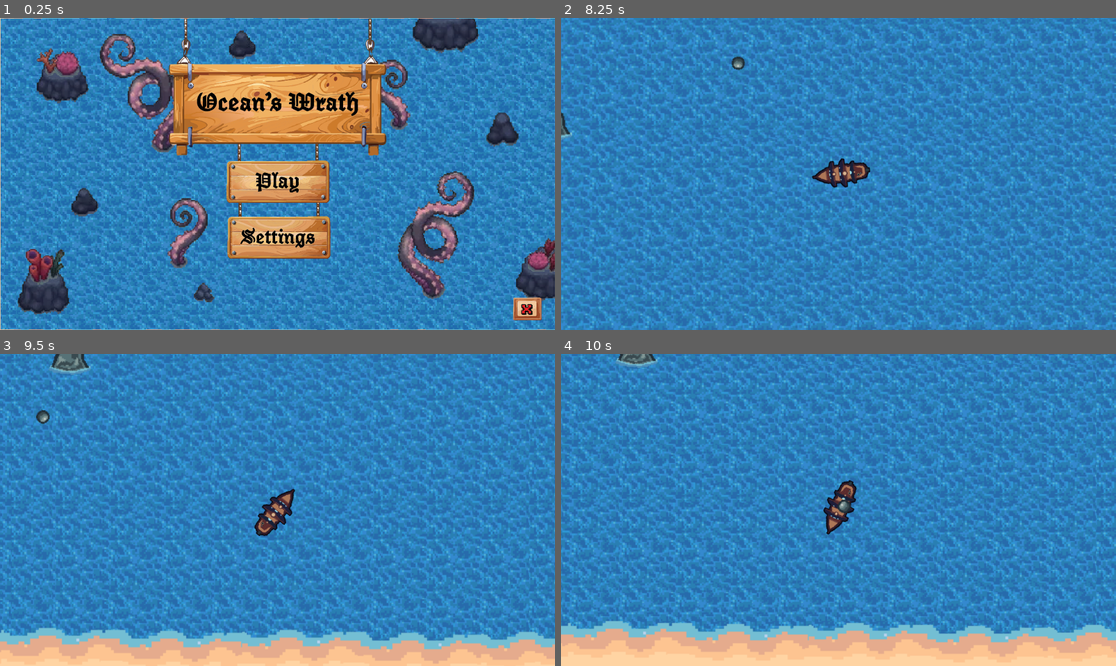
Above: before the commit, frames 1-4 (two rows, left to right).
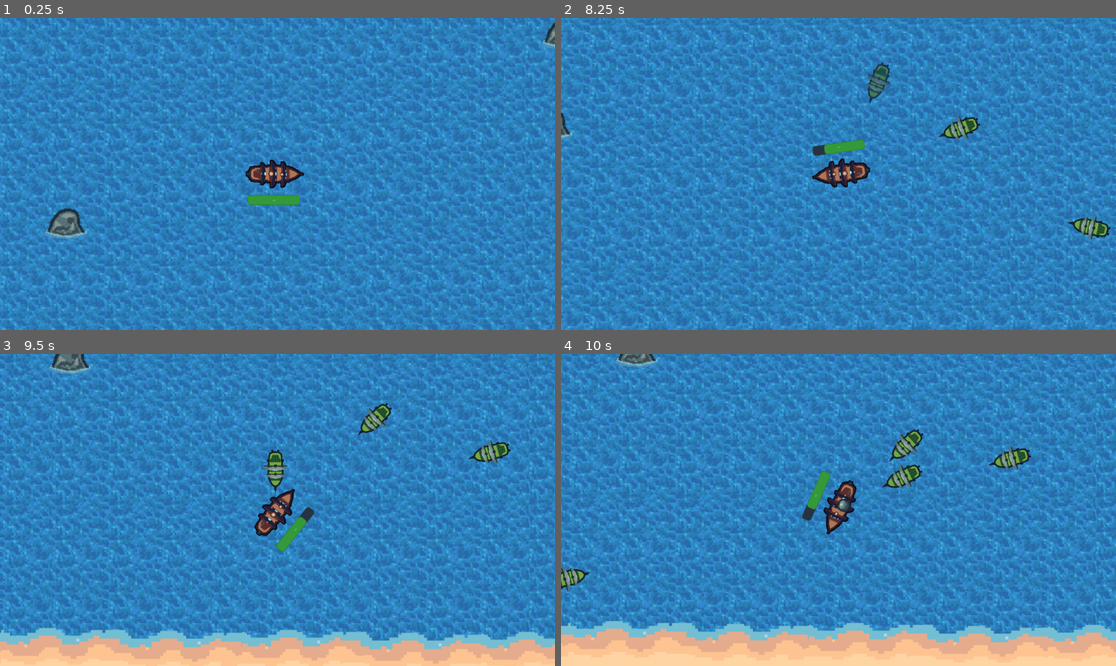
Above: after the commit, the same moments.

Repository: gvfirmeza/OceansWrath
Game: Godot game, scene res://principal.tscn
The game is run twice, just before and just after one commit, with the same random seed, the same clock (stepped at 60 frames per second) and the same inputs. The engine's default icon, where the game draws it, is replaced by a stand-in: a white triangle on a blue panel in a dark square.
Inputs (mouse positions are in pixels of both pictures, inside the frame that each line leads up to):
- Up to frame 1 (0.25 s): no input
- Up to frame 2 (8.25 s): click (838, 180) at 0.52 s; move the mouse to (960, 158) at 1.27 s; hold Right (ui_right) 1.28-2.03 s; move the mouse to (727, 189) at 2.02 s; hold S (down) 2.03-2.78 s; move the mouse to (894, 105) at 2.77 s; hold Right (ui_right) 2.78-3.53 s; tap Enter at 3.5 s; move the mouse to (810, 236) at 3.52 s; hold W (up) 3.53-4.28 s; move the mouse to (1005, 220) at 4.27 s; hold Left (ui_left) 4.28-5.78 s; move the mouse to (672, 127) at 5.02 s; move the mouse to (866, 174) at 5.77 s; hold S (down) 5.78-6.53 s; move the mouse to (755, 96) at 6.52 s; hold Right (ui_right) 6.53-7.28 s; move the mouse to (960, 158) at 7.27 s; hold W (up) 7.28-8.03 s; move the mouse to (727, 189) at 8.02 s; hold Right (ui_right) from 8.03 s (still down)
- Up to frame 3 (9.5 s): move the mouse to (333, 441) at 8.77 s; release Right (ui_right) at 8.78 s; hold S (down) from 8.78 s (still down)
- Up to frame 4 (10 s): move the mouse to (810, 572) at 9.52 s; release S (down) at 9.53 s; hold Left (ui_left) from 9.53 s (still down)

The runs differ from the first frame. In frame 1, 48% of the frame differs, in the area x 0-100%, y 0-100%; in frame 2, 1.4%; in frame 3, 1.4%; in frame 4, 1.6%.

Commit message:
add: tela game over

Diff:
--- /dev/null
+++ b/oceans-wrath2/game_scene.gd
@@ -0,0 +1,17 @@
+extends Node2D
+
+func spawn_mob():
+	var novo_inimigo = preload("res://barco_inimigo.tscn").instantiate()
+	%PathFollow2D.progress_ratio = randf()
+	novo_inimigo.global_position = %PathFollow2D.global_position
+	add_child (novo_inimigo)
+
+
+func _on_timer_timeout():
+	spawn_mob()
+
+
+
+func _on_player_health_depleted():
+	%GameOverScreen.visible = true
+	get_tree().paused = true
--- a/oceans-wrath2/player.gd
+++ b/oceans-wrath2/player.gd
@@ -4,6 +4,8 @@
 @export var rotation_speed = 1.5
 @export var mouse_mov = false
 
+signal health_depleted
+var health = 100.0
 var rotation_direction = 0
 
 func get_input():
@@ -18,3 +20,11 @@
 	get_input()
 	rotation += rotation_direction * rotation_speed * delta
 	move_and_slide()
+
+	const DAMAGE_RATE = 50.0
+	var overlapping_mobs = %HitBox.get_overlapping_bodies()
+	if overlapping_mobs.size() > 0:
+		health -= DAMAGE_RATE * overlapping_mobs.size() * delta
+		%ProgressBar.value = health
+		if health <= 0.0:
+			health_depleted.emit()
--- a/oceans-wrath2/principal.tscn
+++ b/oceans-wrath2/principal.tscn
@@ -1,16 +1,17 @@
-[gd_scene load_steps=19 format=3 uid="uid://bml6umtslqwfh"]
+[gd_scene load_steps=24 format=3 uid="uid://bml6umtslqwfh"]
 
 [ext_resource type="Script" path="res://player.gd" id="1_2ruu0"]
 [ext_resource type="Script" path="res://principal.gd" id="1_um721"]
 [ext_resource type="Texture2D" uid="uid://xhmei1lhrmgc" path="res://assets/player.png" id="2_oij0l"]
+[ext_resource type="Script" path="res://game_scene.gd" id="2_p06av"]
 [ext_resource type="Texture2D" uid="uid://cyq2jufuum4vi" path="res://assets/sand.png" id="2_vqdbq"]
 [ext_resource type="Texture2D" uid="uid://cqptcqcknigri" path="res://assets/borders.png" id="3_nxgjn"]
 [ext_resource type="Texture2D" uid="uid://bigcw4fexmfmp" path="res://assets/oceanswrathmenu.png" id="4_d1drf"]
 [ext_resource type="Script" path="res://menu_scene.gd" id="4_hod2m"]
 [ext_resource type="PackedScene" uid="uid://cs7gf1f6erkfs" path="res://rock_g.tscn" id="4_vc6wh"]
-[ext_resource type="PackedScene" uid="uid://sb1h6a7g8god" path="res://barco_inimigo.tscn" id="5_86rwd"]
 [ext_resource type="AudioStream" uid="uid://utx5rji40q4k" path="res://novaMusicaMenu.mp3" id="7_d1v5o"]
 [ext_resource type="PackedScene" uid="uid://b2lqtgq3f5pce" path="res://cannon.tscn" id="7_ns8g3"]
+[ext_resource type="Texture2D" uid="uid://ckpb85molbkfm" path="res://assets/TelaGameOver.jpeg" id="9_2tno7"]
 
 [sub_resource type="RectangleShape2D" id="RectangleShape2D_cadwf"]
 size = Vector2(1165, 20)
@@ -18,8 +19,33 @@
 [sub_resource type="RectangleShape2D" id="RectangleShape2D_rf4dt"]
 size = Vector2(20, 663)
 
-[sub_resource type="RectangleShape2D" id="RectangleShape2D_tjl7i"]
-size = Vector2(60.5, 30)
+[sub_resource type="CapsuleShape2D" id="CapsuleShape2D_7bsan"]
+radius = 11.0
+height = 60.5
+
+[sub_resource type="CapsuleShape2D" id="CapsuleShape2D_fxwyh"]
+radius = 11.0
+height = 60.0
+
+[sub_resource type="StyleBoxFlat" id="StyleBoxFlat_hs1kw"]
+bg_color = Color(0.153126, 0.19923, 0.250812, 1)
+corner_radius_top_left = 3
+corner_radius_top_right = 3
+corner_radius_bottom_right = 3
+corner_radius_bottom_left = 3
+
+[sub_resource type="StyleBoxFlat" id="StyleBoxFlat_bt64i"]
+bg_color = Color(0.200994, 0.599182, 0.224014, 1)
+corner_radius_top_left = 3
+corner_radius_top_right = 3
+corner_radius_bottom_right = 3
+corner_radius_bottom_left = 3
+
+[sub_resource type="Curve2D" id="Curve2D_6i6hu"]
+_data = {
+"points": PackedVector2Array(0, 0, 0, 0, 80, 31, 0, 0, 0, 0, 1121, 25, 0, 0, 0, 0, 1124, 621, 0, 0, 0, 0, 79, 618, 0, 0, 0, 0, 80, 31)
+}
+point_count = 5
 
 [sub_resource type="StyleBoxFlat" id="StyleBoxFlat_s8np5"]
 bg_color = Color(0.207843, 0.12549, 0.054902, 0.25098)
@@ -35,6 +61,7 @@
 script = ExtResource("1_um721")
 
 [node name="GameScene" type="Node2D" parent="."]
+script = ExtResource("2_p06av")
 
 [node name="StaticBody2D" type="StaticBody2D" parent="GameScene"]
 position = Vector2(11, 0)
@@ -84,9 +111,6 @@
 [node name="StaticBody2D6" parent="GameScene" instance=ExtResource("4_vc6wh")]
 position = Vector2(984, 384)
 
-[node name="barco_inimigo" parent="GameScene" instance=ExtResource("5_86rwd")]
-position = Vector2(296, 165)
-
 [node name="Player" type="CharacterBody2D" parent="GameScene"]
 position = Vector2(561, 304)
 script = ExtResource("1_2ruu0")
@@ -101,18 +125,60 @@
 
 [node name="CollisionShape2D" type="CollisionShape2D" parent="GameScene/Player"]
 position = Vector2(0.25, 0)
-shape = SubResource("RectangleShape2D_tjl7i")
+rotation = 1.5708
+shape = SubResource("CapsuleShape2D_7bsan")
 
 [node name="Camera2D" type="Camera2D" parent="GameScene/Player"]
 position = Vector2(3, 0)
-enabled = false
 zoom = Vector2(2, 2)
 limit_left = -5000000
 limit_top = -5000000
 limit_right = 5000000
 limit_bottom = 5000000
 
+[node name="HitBox" type="Area2D" parent="GameScene/Player"]
+unique_name_in_owner = true
+collision_mask = 2
+
+[node name="CollisionShape2D" type="CollisionShape2D" parent="GameScene/Player/HitBox"]
+rotation = 1.5708
+shape = SubResource("CapsuleShape2D_fxwyh")
+debug_color = Color(0.850615, 0.167079, 0.811261, 0.42)
+
+[node name="ProgressBar" type="ProgressBar" parent="GameScene/Player"]
+unique_name_in_owner = true
+offset_left = -28.0
+offset_top = 22.0
+offset_right = 26.0
+offset_bottom = 32.0
+theme_override_font_sizes/font_size = 1
+theme_override_styles/background = SubResource("StyleBoxFlat_hs1kw")
+theme_override_styles/fill = SubResource("StyleBoxFlat_bt64i")
+value = 100.0
+
+[node name="Path2D" type="Path2D" parent="GameScene"]
+curve = SubResource("Curve2D_6i6hu")
+
+[node name="PathFollow2D" type="PathFollow2D" parent="GameScene/Path2D"]
+unique_name_in_owner = true
+position = Vector2(80, 31)
+rotation = -0.00576362
+
+[node name="Timer" type="Timer" parent="GameScene"]
+wait_time = 1.5
+autostart = true
+
+[node name="GameOverScreen" type="CanvasLayer" parent="GameScene"]
+unique_name_in_owner = true
+visible = false
+
+[node name="Sprite2D" type="Sprite2D" parent="GameScene/GameOverScreen"]
+position = Vector2(563, 305)
+scale = Vector2(0.75, 0.75)
+texture = ExtResource("9_2tno7")
+
 [node name="MenuScene" type="Node2D" parent="."]
+visible = false
 script = ExtResource("4_hod2m")
 
 [node name="Sprite2D" type="Sprite2D" parent="MenuScene"]
@@ -140,5 +206,7 @@
 stream = ExtResource("7_d1v5o")
 autoplay = true
 
+[connection signal="health_depleted" from="GameScene/Player" to="GameScene" method="_on_player_health_depleted"]
+[connection signal="timeout" from="GameScene/Timer" to="GameScene" method="_on_timer_timeout"]
 [connection signal="pressed" from="MenuScene/PlayButton" to="MenuScene" method="_on_play_button_pressed"]
 [connection signal="pressed" from="MenuScene/ExitButton" to="MenuScene" method="_on_exit_button_pressed"]
Binary file added: oceans-wrath2/assets/TelaGameOver.jpeg
Not shown, added: oceans-wrath2/assets/TelaGameOver.jpeg.import
